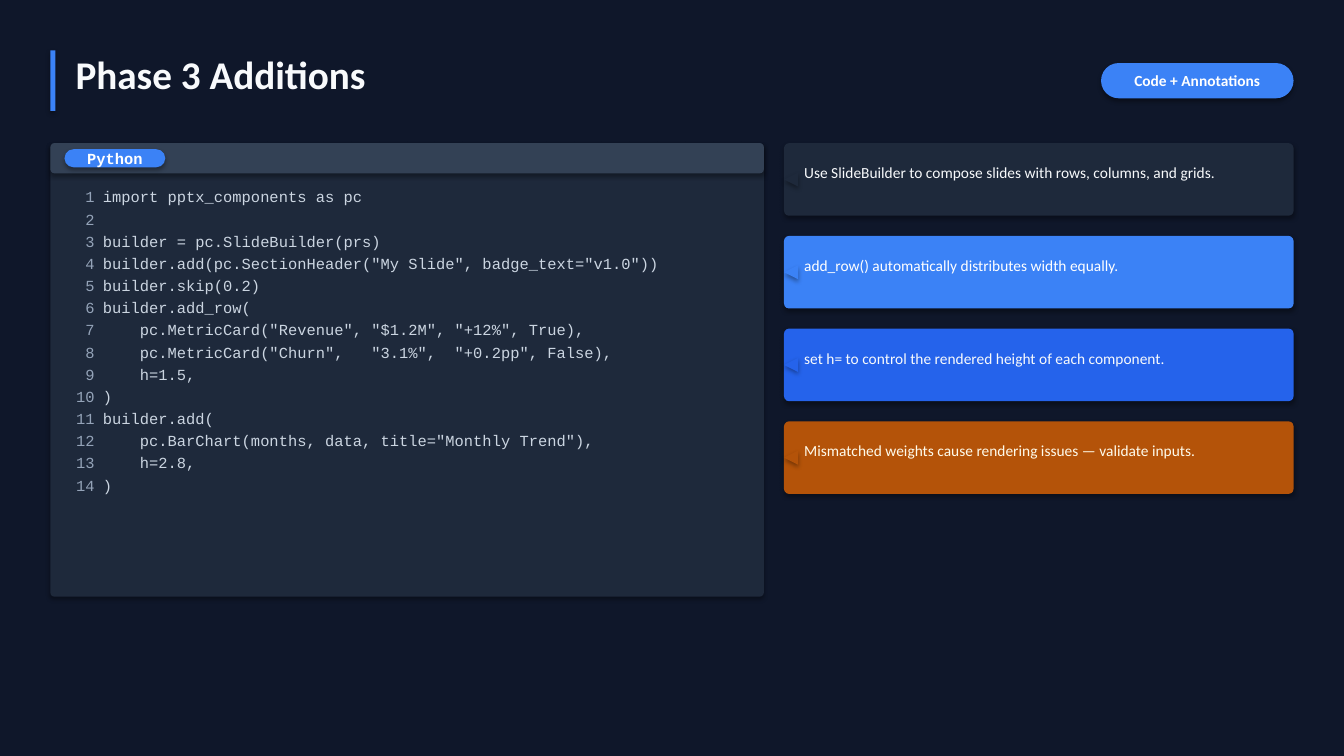
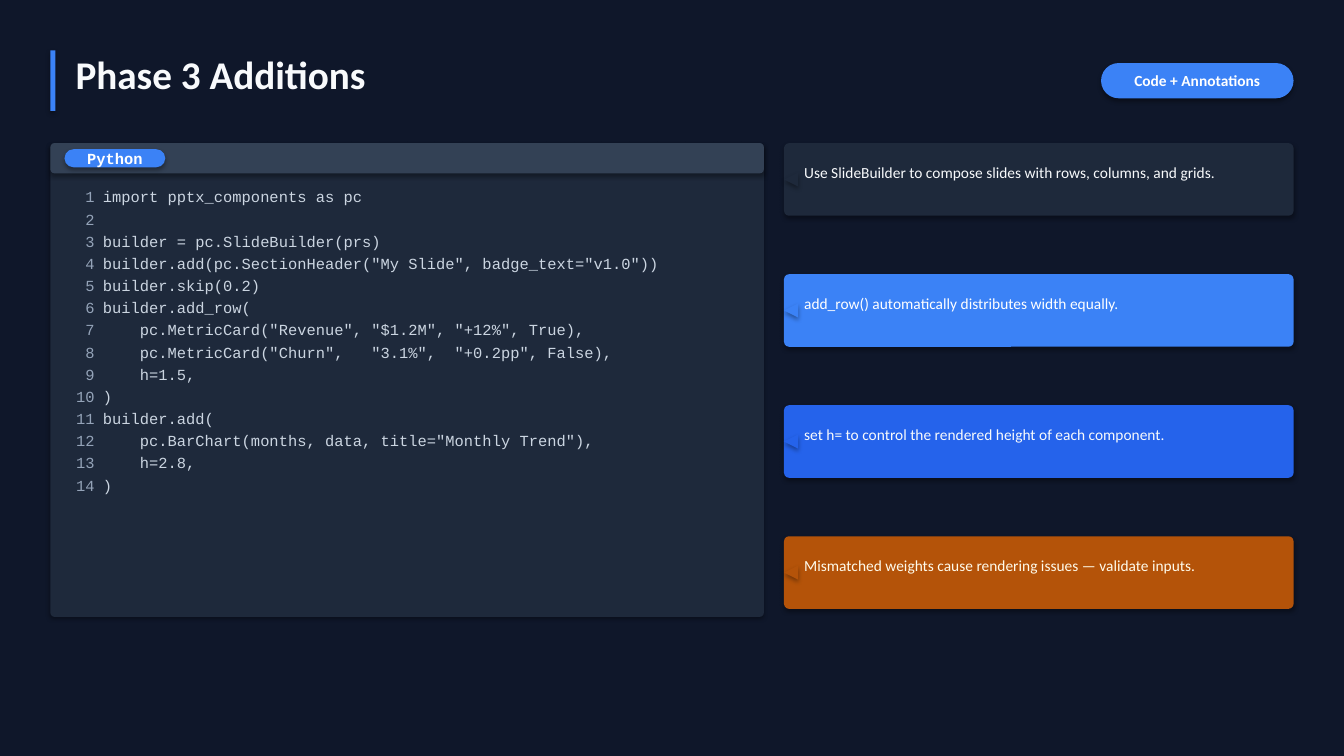
Before and after one commit to lhuasheng/PowerpointComponents, a slide deck: slide 13 of examples/demo_dark.pptx. Drawn at 1344x756 pixels with LibreOffice and Linux fonts; fonts in the diff are those of the drawing. Boxes give left, top, right and bottom in pixels: in the first picture for what was removed or moved away, otherwise in the second. Text is boxed around its words. In the diff, an @@ line names an element or a change of style, - is before the commit and + after.

```diff
--- a/examples/demo_dark.pptx
+++ b/examples/demo_dark.pptx
@@ rounded rectangle: place and size @@
-rounded rectangle at box(50, 143, 764, 597)
+rounded rectangle at box(50, 143, 764, 617)
@@ 1 text, 1 triangle, 1 rounded rectangle: place and size @@
-1 text, 1 triangle, 1 rounded rectangle at box(784, 236, 1295, 309)
+1 text, 1 triangle, 1 rounded rectangle at box(784, 274, 1295, 347)
@@ 1 text, 1 rounded rectangle, 1 triangle: place and size @@
-1 text, 1 rounded rectangle, 1 triangle at box(784, 329, 1295, 401)
+1 text, 1 rounded rectangle, 1 triangle at box(784, 405, 1295, 478)
@@ 1 text, 1 rounded rectangle, 1 triangle: place and size @@
-1 text, 1 rounded rectangle, 1 triangle at box(784, 421, 1295, 494)
+1 text, 1 rounded rectangle, 1 triangle at box(784, 536, 1295, 609)
```
Also in this commit, not shown: 4 slides added, 15 other files.
